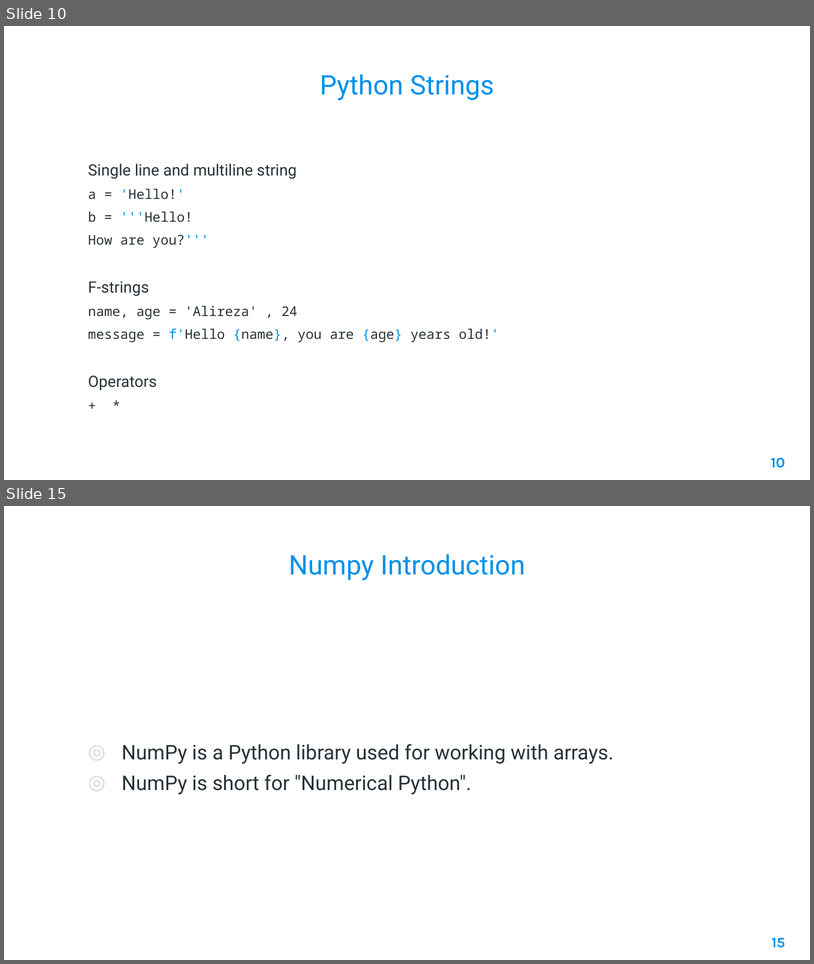
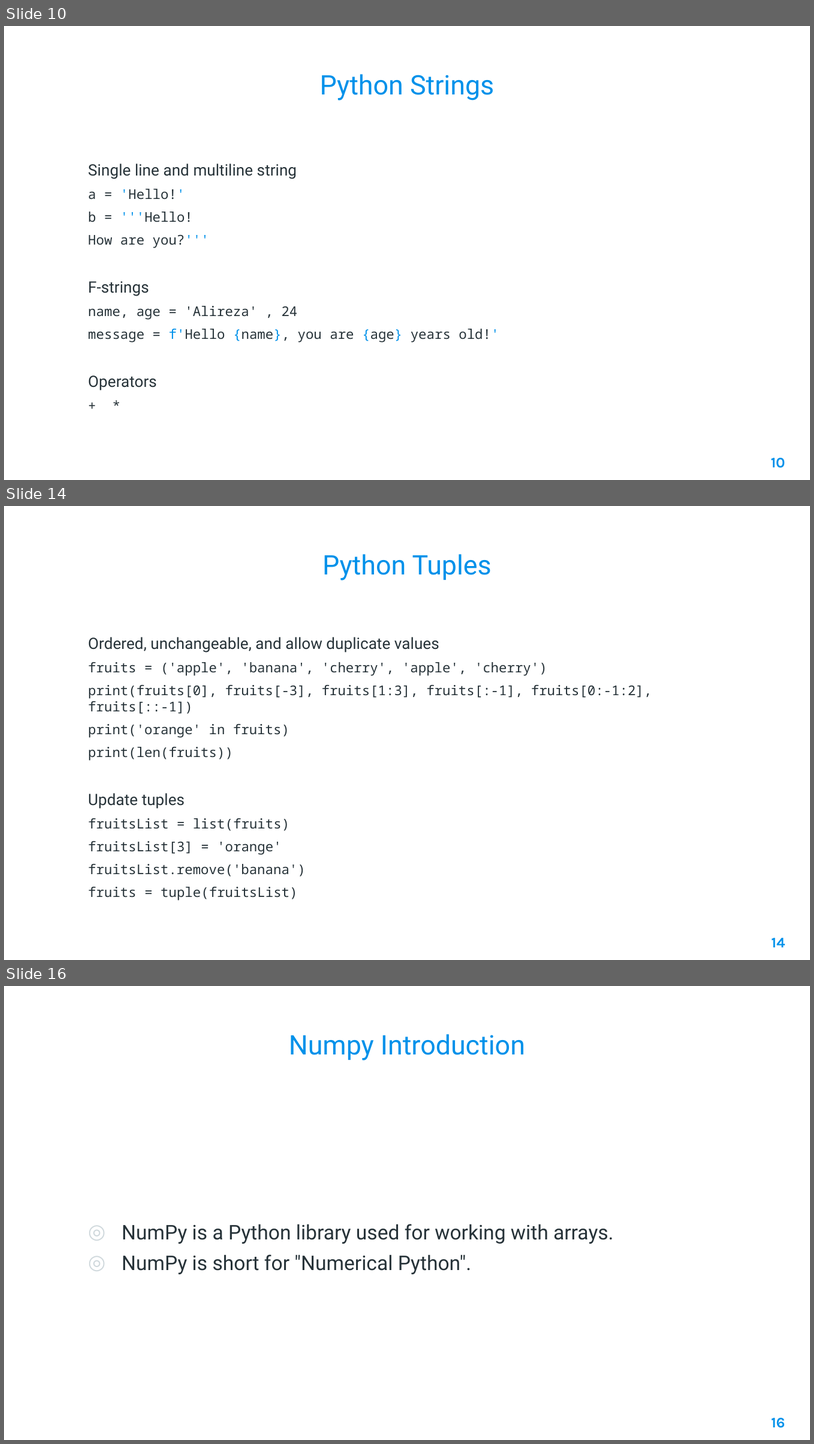
Before and after one commit to AleeRezaa/learn-python, a slide deck: Python.pptx. Shown one above the other, each under a label of ours: slides 10 and 15 before the commit, slides 10, 14 and 16 after it; the slides between them are not shown. The pictures are 814x964 and 814x1444 pixels, drawn with LibreOffice and Linux fonts; fonts in the diff are those of the drawing; background and template pictures are left out. Boxes give left, top, right and bottom in pixels: in the first picture for what was removed or moved away, otherwise in the second. Text is boxed around its words. In the diff, an @@ line names an element or a change of style, - is before the commit and + after.

Commit message:
add tuples

```diff
--- a/Python.pptx
+++ b/Python.pptx
@@ slide 14 added at bbox=[4, 506, 810, 960], background picture (left out) @@
@@ title added at bbox=[323, 554, 492, 580], 24 pt, text #0091EA @@
+Python Tuples
@@ text added at bbox=[88, 637, 652, 900], 12 pt, text #263238 @@
+Ordered, unchangeable, and allow duplicate values
+fruits = ('apple', 'banana', 'cherry', 'apple', 'cherry')
+print(fruits[0], fruits[-3], fruits[1:3], fruits[:-1], fruits[0:-1:2], fruits[::-1])
+print('orange' in fruits)
+print(len(fruits))
+Update tuples
+fruitsList = list(fruits)
+fruitsList[3] = 'orange'
+fruitsList.remove('banana')
+fruits = tuple(fruitsList)
@@ page number added at bbox=[771, 937, 785, 947], 13 pt, text #0091EA, bold @@
+14
@@ what was slide 15 is now slide 16 @@
@@ page number at bbox=[771, 1417, 785, 1428]: text changed @@
-15
+16
```
Also in this commit, not shown: 9 slides changed.
